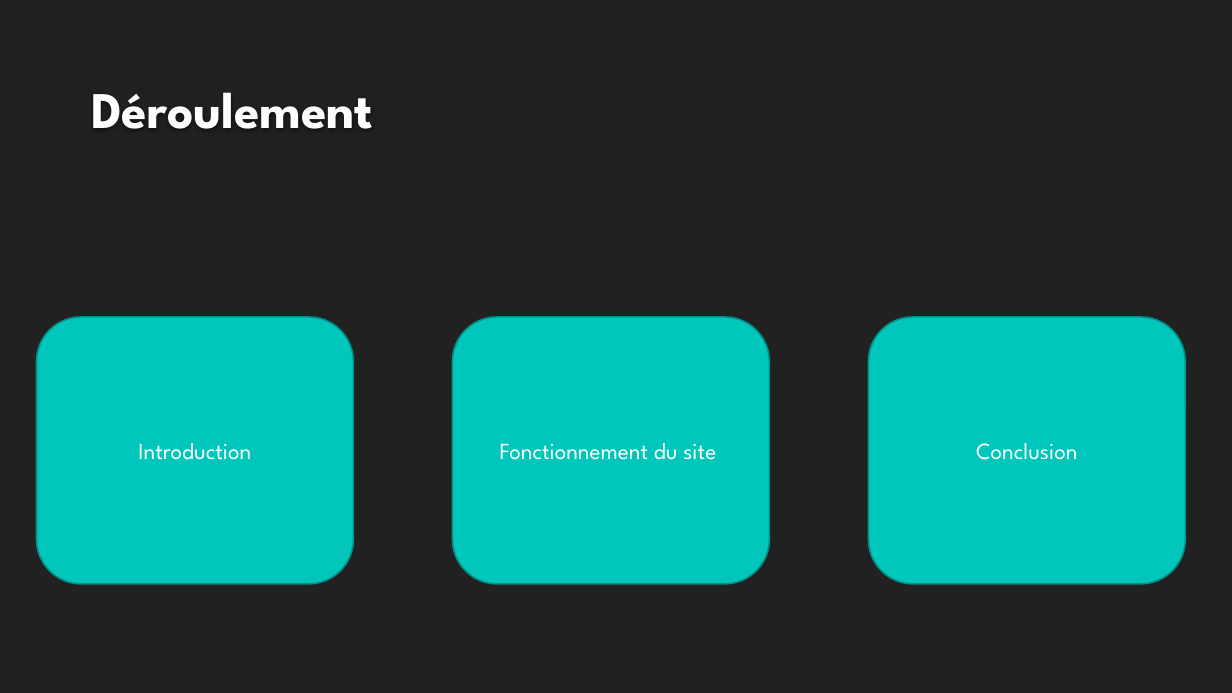
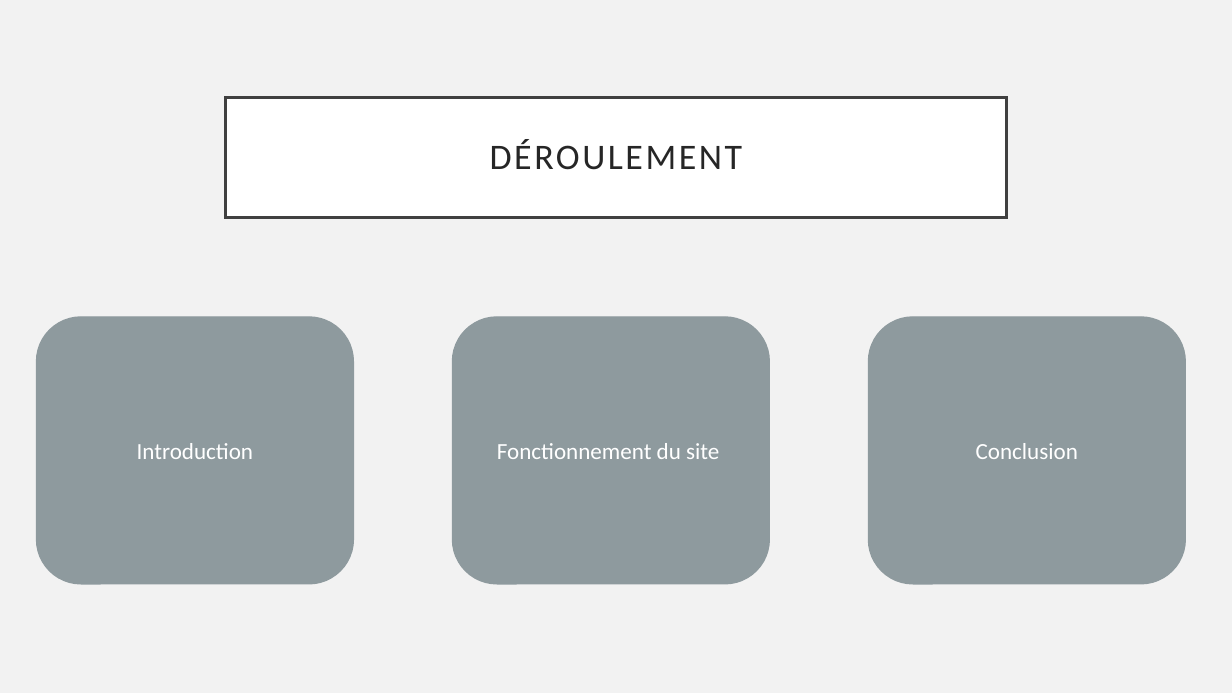
Before and after one commit to JeremyGfeller/Pre-TPi, a slide deck: slide 2 of Documentation/Présentation.pptx. Drawn at 1232x693 pixels with LibreOffice and Linux fonts; fonts in the diff are those of the drawing; background and template pictures are left out. Boxes give left, top, right and bottom in pixels: in the first picture for what was removed or moved away, otherwise in the second. Text is boxed around its words. In the diff, an @@ line names an element or a change of style, - is before the commit and + after.

```diff
--- a/Documentation/Présentation.pptx
+++ b/Documentation/Présentation.pptx
@@ background #212121 to #F2F2F2 @@
@@ title "DÉROULEMENT": place and size @@
-title "DÉROULEMENT" at <box>91,92,373,129</box>
+title "DÉROULEMENT" at <box>226,97,1006,217</box>
@@ title "DÉROULEMENT" at <box>226,97,1006,217</box>: vertical alignment bottom to middle; fill none to #FFFFFF; outline none to #404040 2.5 pt @@
@@ title at <box>490,139,742,170</box>: text changed; size 40 to 28 pt; font League Spartan to Calibri; text colour #FEFEFE to #262626; bold off @@
-Déroulement
+DÉROULEMENT
@@ font League Spartan to Calibri; fill #00C6BB to #8E9A9E; outline #00928A 1.25 pt to #8E9A9E 1 pt in 3 elements at <box>37,317,354,584</box>, <box>453,317,770,584</box>, <box>869,317,1186,584</box> @@
```
Also in this commit, not shown: 4 other slides changed, 6 slides added, 4 slides removed, 3 other files.
